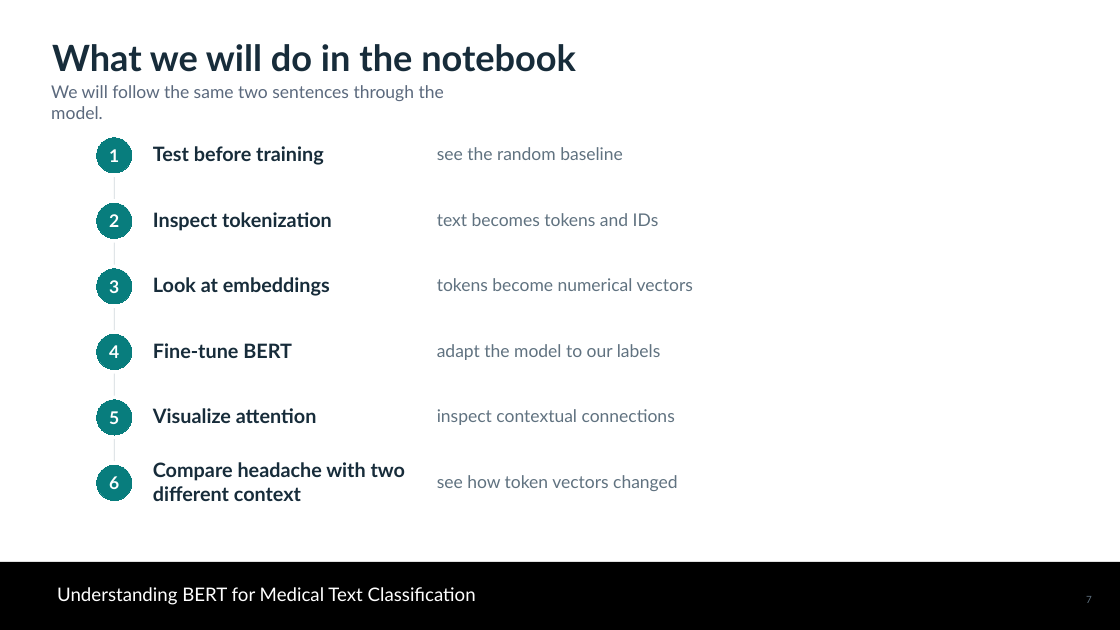
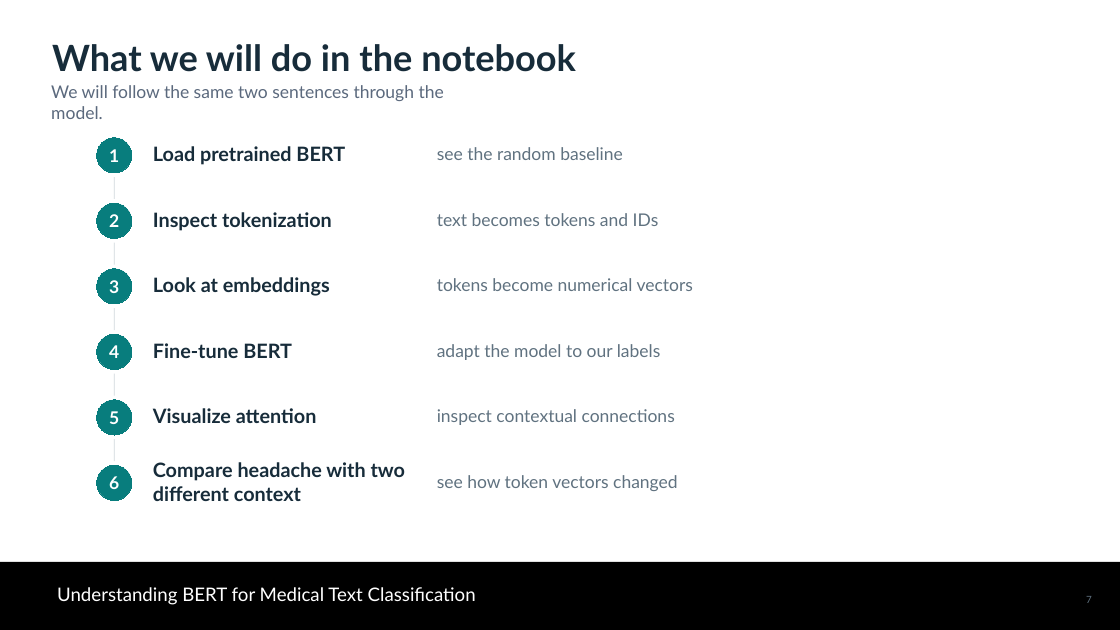
Before and after one commit to Data-Science-Group-Attoworld/explainable_dl_for_unstructured_data, a slide deck: slide 7 of nlp_explainabilty/NLP_tutorial.pptx. Drawn at 1120x630 pixels with LibreOffice and Linux fonts; fonts in the diff are those of the drawing; background and template pictures are left out. Boxes give left, top, right and bottom in pixels: in the first picture for what was removed or moved away, otherwise in the second. Text is boxed around its words. In the diff, an @@ line names an element or a change of style, - is before the commit and + after.

```diff
--- a/nlp_explainabilty/NLP_tutorial.pptx
+++ b/nlp_explainabilty/NLP_tutorial.pptx
@@ text at box(153, 146, 345, 165): text changed @@
-Test before training
+Load pretrained BERT
```
Also in this commit, not shown: 2 other slides changed, 6 other files.
